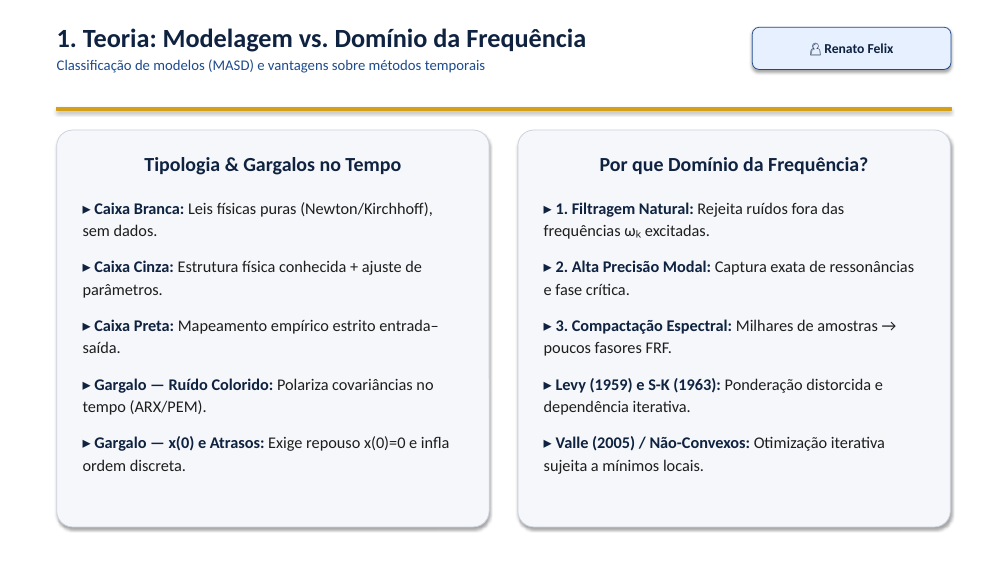
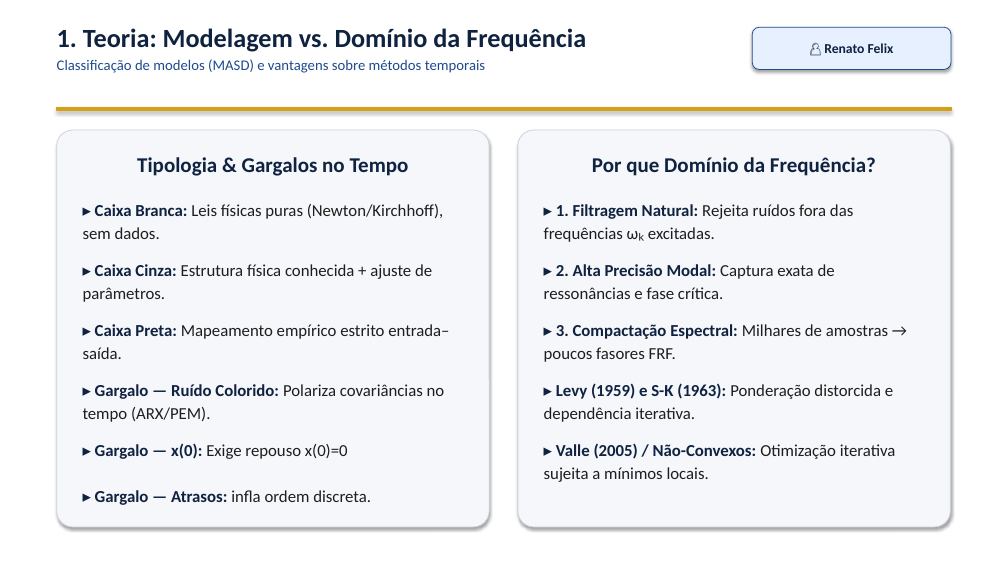
Before and after one commit to VPariz/masd-identificacao-n2cacgo, a slide deck: slide 2 of apresentacao/apresentacao_MASD_N2CACGO_IME.pptx. Drawn at 1008x567 pixels with LibreOffice and Linux fonts; fonts in the diff are those of the drawing. Boxes give left, top, right and bottom in pixels: in the first picture for what was removed or moved away, otherwise in the second. Text is boxed around its words. In the diff, an @@ line names an element or a change of style, - is before the commit and + after.

```diff
--- a/apresentacao/apresentacao_MASD_N2CACGO_IME.pptx
+++ b/apresentacao/apresentacao_MASD_N2CACGO_IME.pptx
@@ rounded rectangle "Por que Domínio da Frequência?" at [518,130,951,527]: size 19 to 20 pt in "Por que Domínio da Frequência?"; size 15.5 to 16 pt @@
@@ text in rounded rectangle at [83,157,449,422]: size 19 to 20 pt in "Tipologia & Gargalos no Tempo"; size 15.5 to 16 pt in "▸ Caixa Branca: Leis físicas puras (Newton/Kirchhoff), ...", "▸ Caixa Cinza: Estrutura física conhecida + ...", "▸ Caixa Preta: Mapeamento empírico estrito entrada–saída.", "▸ Gargalo — Ruído Colorido: Polariza covariâncias ..." @@
@@ text in rounded rectangle at [95,443,371,505]: text changed; size 15.5 to 16 pt @@
-▸ Gargalo — x(0) e Atrasos: Exige repouso x(0)=0 e infla ordem discreta.
+▸ Gargalo — x(0): Exige repouso x(0)=0
+▸ Gargalo — Atrasos: infla ordem discreta.
```
Also in this commit, not shown: 2 other slides changed, 8 other files.
